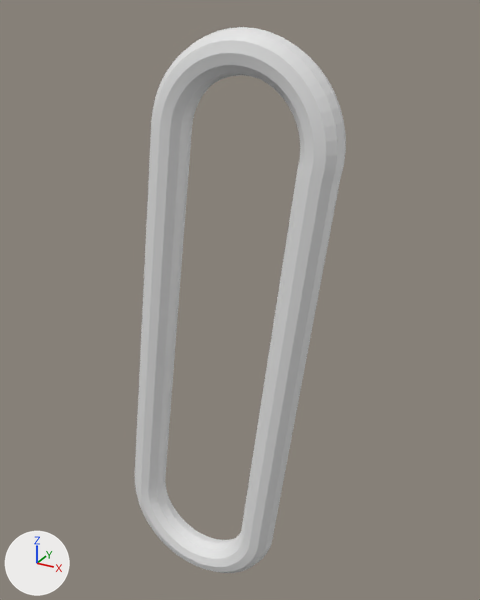
Renders of the Blender file Baja/Assets/Models/Environment/OvalTrack2.blend from each side of a commit.
The view is the same before and after, from a 50 mm camera at (211.0, -226.0, 386.0) aimed at (-7.0, 170.0, 188.0). Arrows for +X, +Y and +Z are at lower left; the lights stay in place.

Script lines for the objects in view, before the commit:
```python
me_torus = bpy.data.meshes.new('Torus')
me_torus.from_pydata(...)  # 603 vertices, 600 faces, 3 loose edges; spans x -68.0..110.0, y -19.0..12.0, z -68.0..375.0
ob_torus = bpy.data.objects.new('Torus', me_torus)
ob_torus.location = (-34.7, 153.2, 0.7)
```
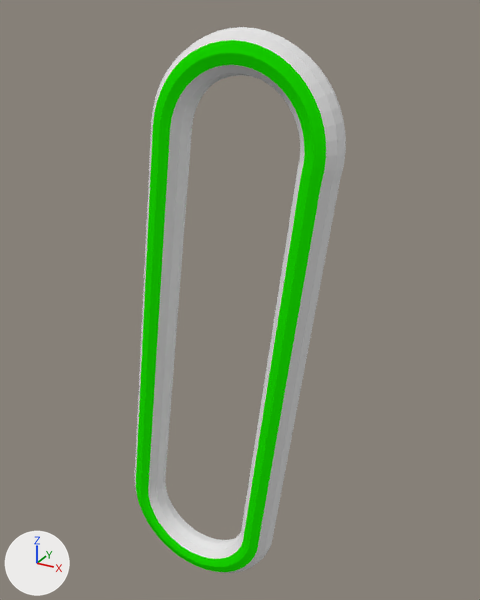
The newer file is also turned or shifted as a whole; pictures and numbers use the older file's frame.

The change, as a diff of the scene's bpy script:
```diff
--- a/Baja/Assets/Models/Environment/OvalTrack2.blend.py
+++ b/Baja/Assets/Models/Environment/OvalTrack2.blend.py
@@ mat_material @@
+mat_material = diffuse_material('Material')
+mat_material.base_color = (0.8, 0.8, 0.8)  # white #e7e7e7
@@ mat_mesh_01 @@
+mat_mesh_01 = diffuse_material('Mesh 01')
+mat_mesh_01.base_color = (0.0106, 0.8, 0.0)  # green #1ae700
@@ me_torus @@
 me_torus.from_pydata(...)  # 603 vertices, 600 faces, 3 loose edges; spans x -68.0..110.0, y -19.0..12.0, z -68.0..375.0
 # used by ob_torus; location = (-34.7, 153.2, 0.7)
+# me_torus part 1: all 50 faces centred in x -57.0..77.0, y -16.0..-13.0, z -57.0..161.0 switch from no material to mat_mesh_01 (green #1ae700)
+# me_torus part 2: all 50 faces centred in x -14.0..99.0, y -18.0, z 296.0..365.0 switch from no material to mat_mesh_01 (green #1ae700)
+me_torus.materials.append(mat_material)  # white #e7e7e7
```

Pixel boxes [x1, y1, x2, y2] of what changed, in the pictures (480 x 600 px):
part 1 of me_torus, recoloured (white to green): [136, 126, 321, 572] in both
part 2 of me_torus, recoloured (white to green): [153, 40, 326, 182] in both
